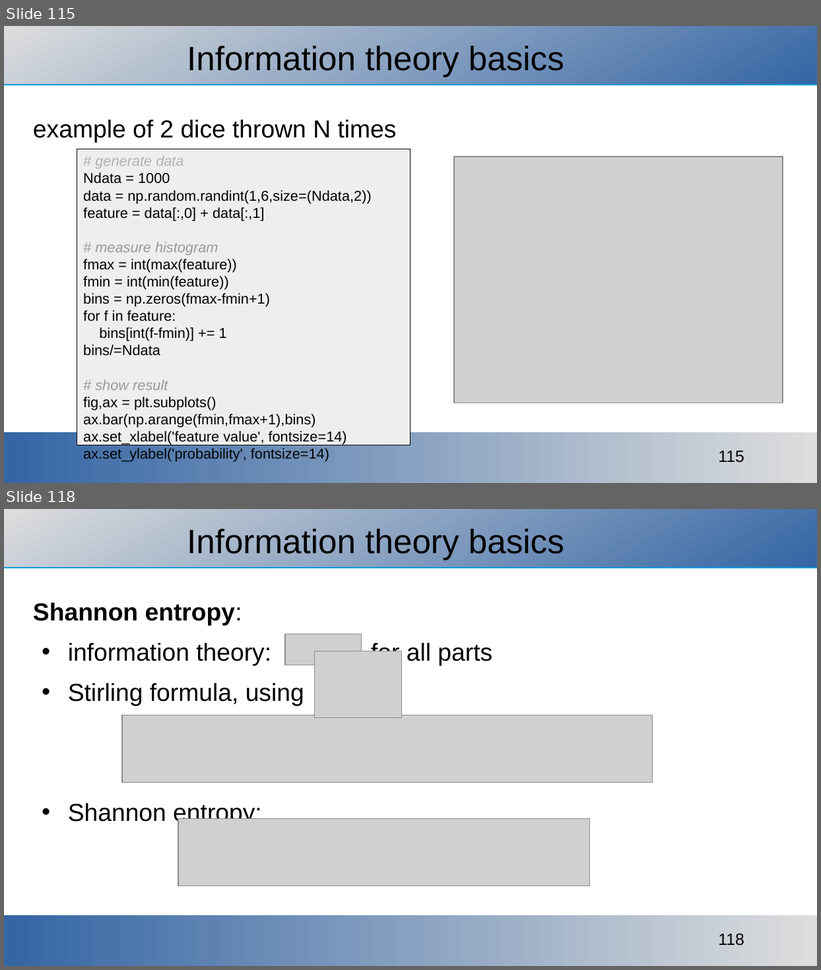
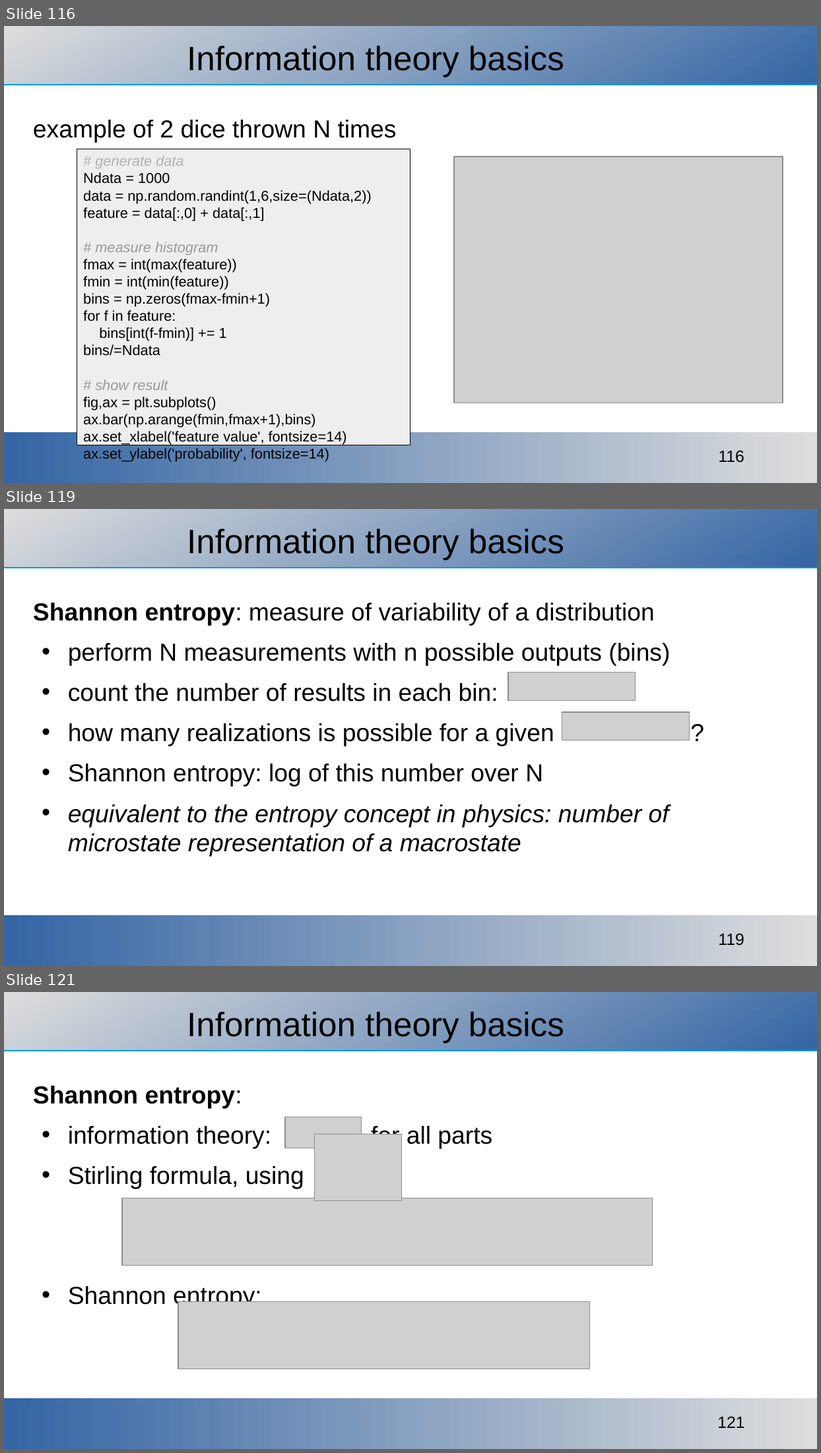
Before and after one commit to ajakovac/ML-in-Practice-I, a slide deck: ML in practice.odp. Shown one above the other, each under a label of ours: slides 115 and 118 before the commit, slides 116, 119 and 121 after it; the slides between them are not shown. The pictures are 821x970 and 821x1453 pixels, drawn with LibreOffice and Linux fonts; fonts in the diff are those of the drawing; grey boxes stand for pictures; background and template pictures are left out. Boxes give left, top, right and bottom in pixels: in the first picture for what was removed or moved away, otherwise in the second. Text is boxed around its words. In the diff, an @@ line names an element or a change of style, - is before the commit and + after.

```diff
--- a/ML in practice.odp
+++ b/ML in practice.odp
@@ slide 119 added at (4, 509, 817, 966), background #FFFFFF; not listed: 3 template elements that a slide beside it also shows @@
@@ title added at (187, 529, 564, 560), 33 pt, text #000000 @@
+Information theory basics
@@ text added at (33, 603, 670, 857), 24 pt, text #000000 @@
+Shannon entropy: measure of variability of a distribution
+• perform N measurements with n possible outputs (bins)
+• count the number of results in each bin:
+• how many realizations is possible for a given ?
+• Shannon entropy: log of this number over N
+• equivalent to the entropy concept in physics: number of microstate representation of a macrostate
@@ picture added at (509, 673, 636, 701) @@
@@ picture added at (562, 713, 690, 741) @@
@@ what was slide 115 is now slide 116 @@
@@ page number at (718, 450, 744, 463): text changed @@
-115
+116
@@ what was slide 118 is now slide 121 @@
@@ page number at (717, 1416, 745, 1428): text changed @@
-118
+121
```
Also in this commit, not shown: 9 slides changed, 6 other slides added, 1 slide removed, 3 other files.
